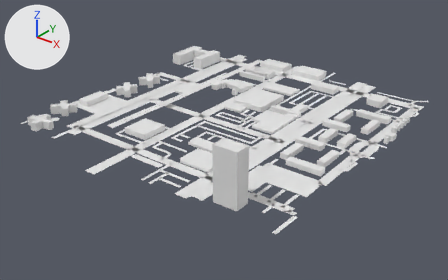
Renders of the glTF model app/public/world/tiles/0_8.glb from each side of a commit.
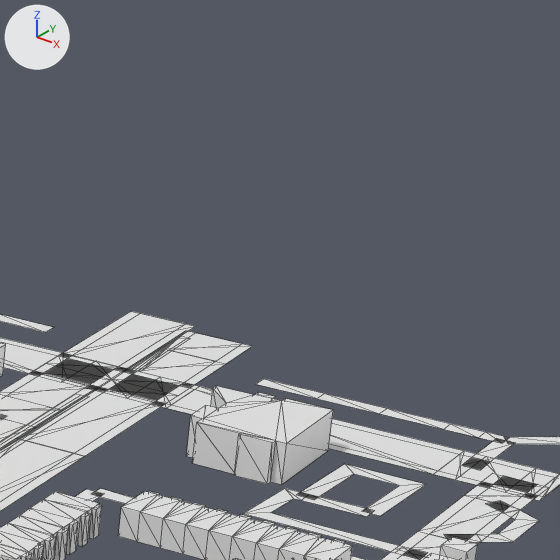
Each version appears first whole from a 50 mm camera at (827.0, -5004.0, 410.0) aimed at (256.0, -4292.0, -31.0), and next in a close-up on the part from 75% to 94% of the width and 12% to 43% of the height. The lights are fixed; the arrows at upper left show +X, +Y and +Z. The older version's two pictures come first. The close-ups show mesh edges as thin lines. Where no turn or scale is listed for an object, it has been applied to the vertices. Vertices at exactly the same position are counted once.

Objects in the first close-up: 'buildings', 'ground'.
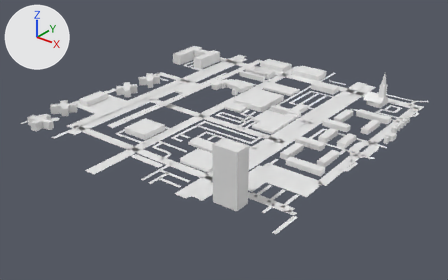
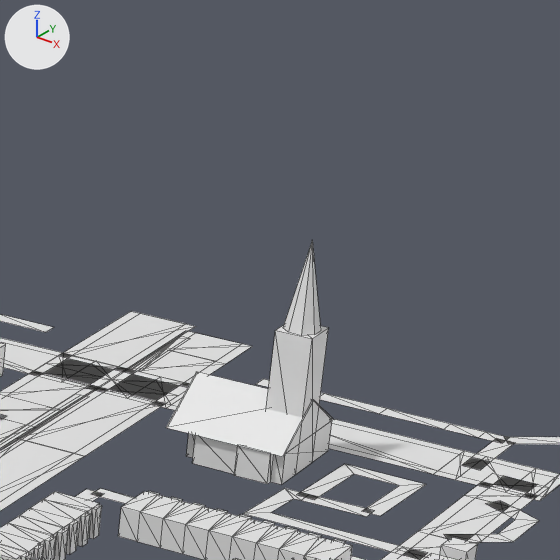
Patch to the scene script:
```diff
--- a/app/public/world/tiles/0_8.glb.py
+++ b/app/public/world/tiles/0_8.glb.py
@@ me_buildings @@
 # used by ob_buildings; location = (245.0, -4250.3, 40.5)
-me_buildings.from_pydata(...)  # 1581 vertices, 2623 faces; spans x -254.0..254.0, y -253.0..253.0, z -40.0..40.0
+me_buildings.from_pydata(...)  # 1609 vertices, 2647 faces; spans x -254.0..254.0, y -253.0..253.0, z -40.0..40.0
+# me_buildings part 1: the loose piece of 8 vertices spanning x 238.0..245.0, y 114.0..121.0, z -40.0..-31.0 is copied, and the copy is scaled about its middle by (-1.51, -1.52, 4.13), then moved by (-65.0, 66.0, 14.0); it spans x 171.0..182.0, y 178.0..188.0, z -40.0..-3.0
+# me_buildings part 2
+# 1 vertex is removed from x 181.0, y 199.0, z -29.0
+# 5 faces are deleted
+# 19 vertices in x 149.0..182.0, y 168.0..198.0, z -29.0 move by (0.0, 0.0, -3.0)
+# 21 vertices are added at x 149.0..182.0, y 167.0..199.0, z -32.0..21.0
+# 19 new faces join them
```

Location of each change, (x1, y1, x2, y2) in pixels of the close-ups (560 x 560 px):
'buildings', reshaped
    before: (0, 343, 477, 560)
    after: (0, 241, 477, 560)
part 1 of me_buildings, added
    after: (266, 325, 328, 474)
part 2 of me_buildings, built on
    before: (186, 386, 333, 484)
    after: (166, 241, 334, 484)
